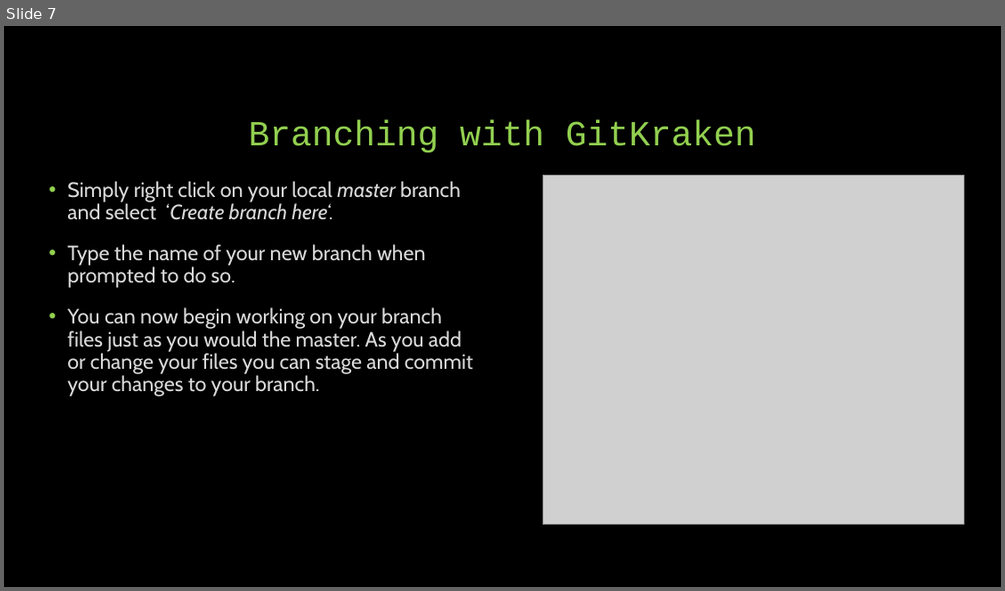
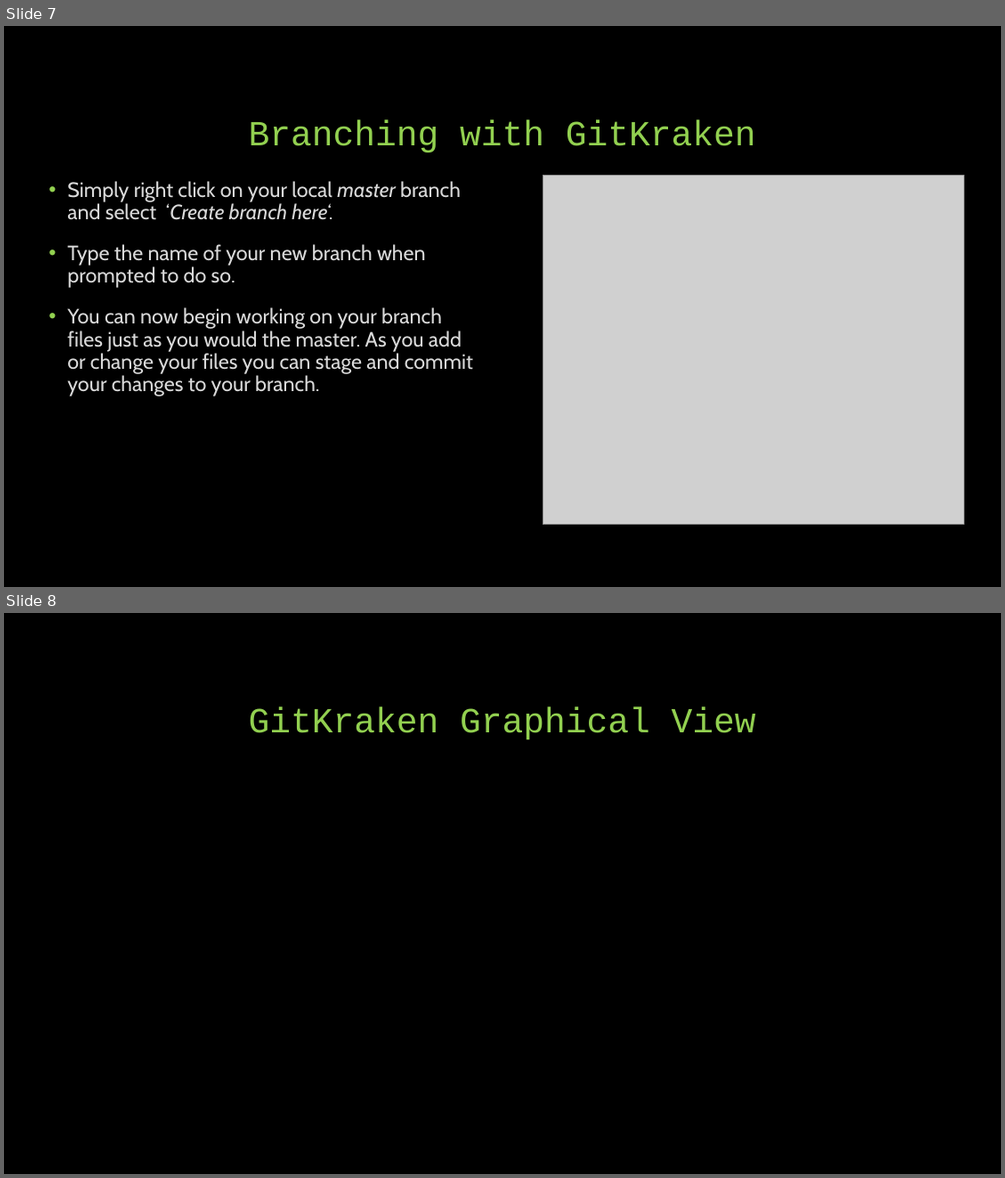
Before and after one commit to KalinBowden/BeDapperDesigns, a slide deck: GIT HUB Branching & Merging.pptx. Shown one above the other, each under a label of ours: slide 7 before the commit, slides 7 and 8 after it. The pictures are 1005x591 and 1005x1178 pixels, drawn with LibreOffice and Linux fonts; fonts in the diff are those of the drawing; grey boxes stand for pictures. Boxes give left, top, right and bottom in pixels: in the first picture for what was removed or moved away, otherwise in the second. Text is boxed around its words. In the diff, an @@ line names an element or a change of style, - is before the commit and + after.

Commit message:
Updated PP GitKraken Commit

```diff
--- a/GIT HUB Branching & Merging.pptx
+++ b/GIT HUB Branching & Merging.pptx
@@ slide 8 added at <box>4,613,1001,1174</box>, background #000000 @@
@@ title added at <box>249,706,756,740</box>, 34 pt, text #92D050 @@
+GitKraken Graphical View
```
